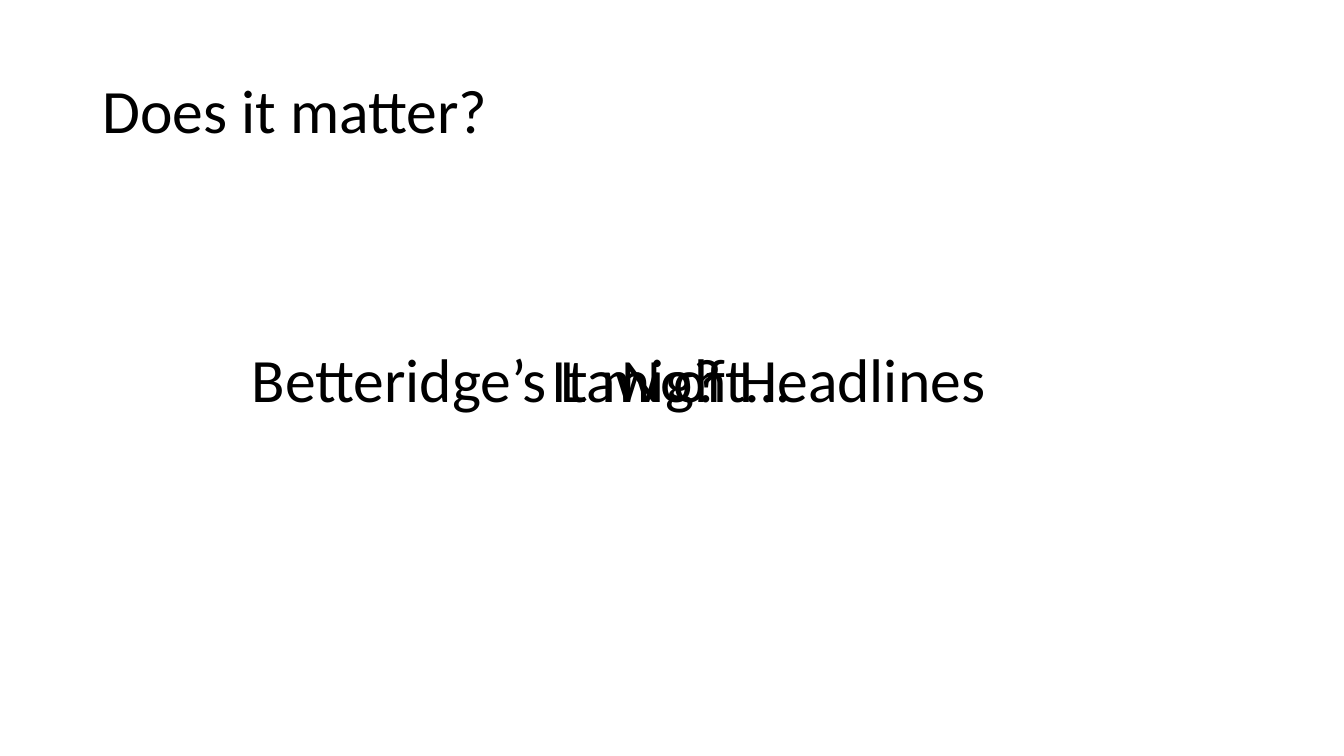
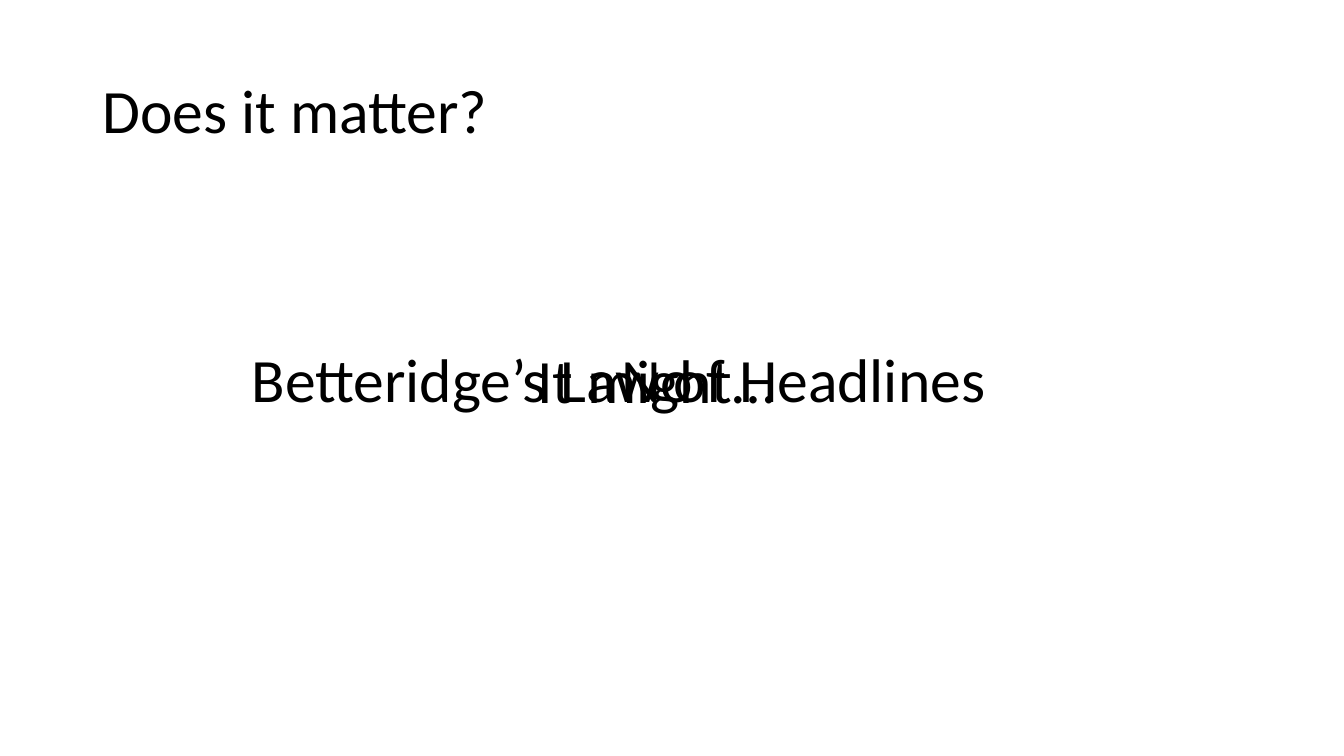
Before and after one commit to phBalance/PyYYC-Talk-20200527, a slide deck: slide 38 of 20200527_HighlyPerformantIO.pptx. Drawn at 1344x756 pixels with LibreOffice and Linux fonts; fonts in the diff are those of the drawing. Boxes give left, top, right and bottom in pixels: in the first picture for what was removed or moved away, otherwise in the second. Text is boxed around its words. In the diff, an @@ line names an element or a change of style, - is before the commit and + after.

```diff
--- a/20200527_HighlyPerformantIO.pptx
+++ b/20200527_HighlyPerformantIO.pptx
@@ text "It might…": place and size @@
-text "It might…" at (552,359,789,413)
+text "It might…" at (537,359,774,414)
@@ text at (621,360,693,414): text changed @@
-No?
+No
```
